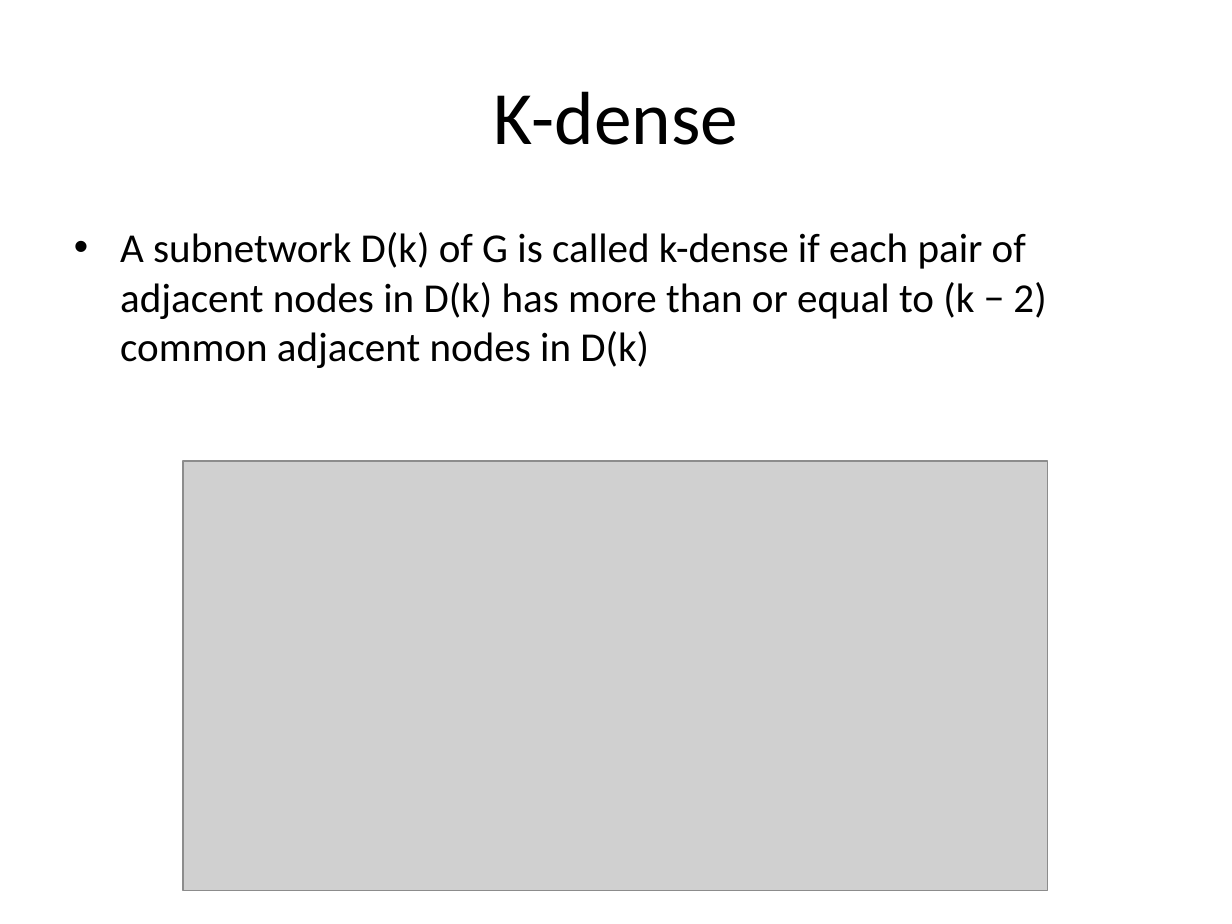
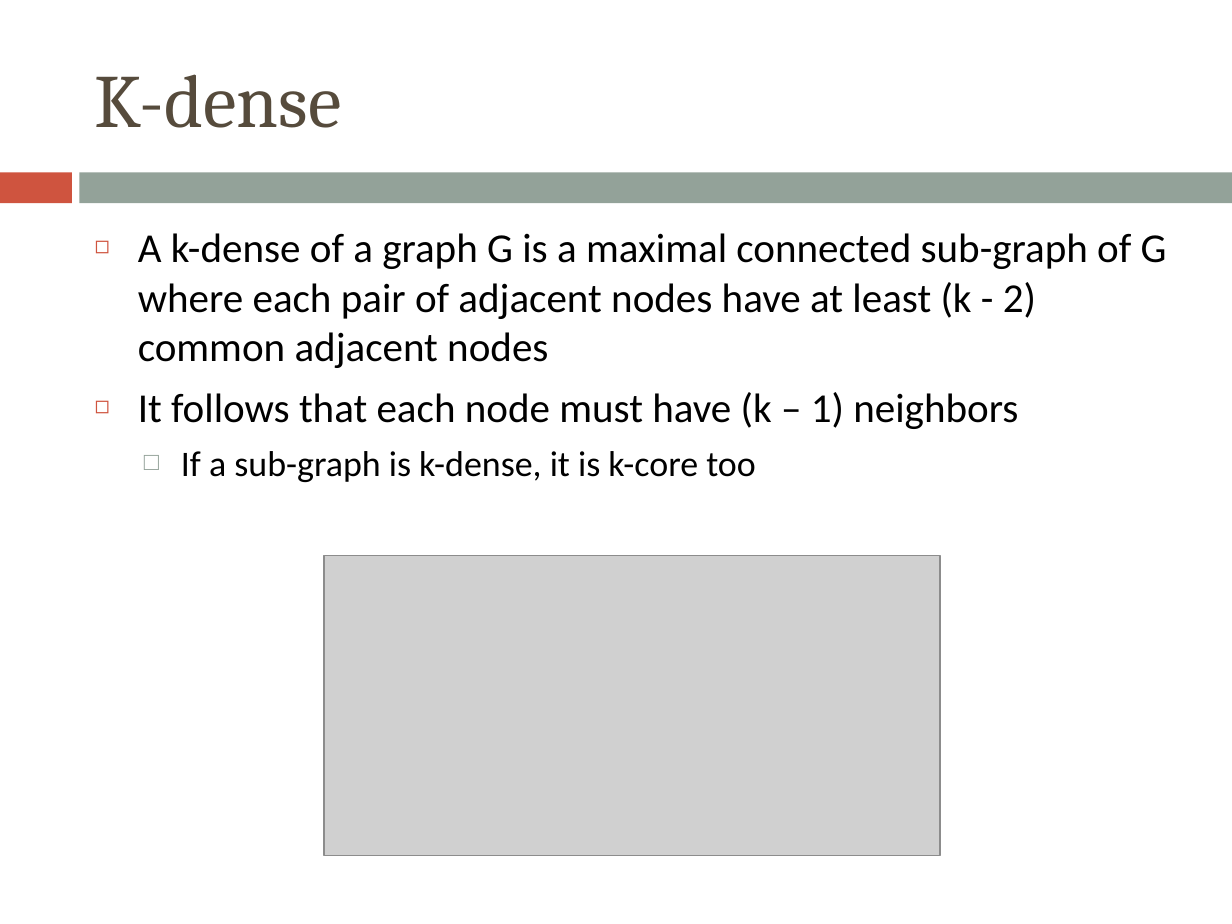
Before and after one commit to morellid/k-dense, a slide deck: slide 4 of presentation/kcore-kdense.pptx. Drawn at 1232x924 pixels with LibreOffice and Linux fonts; fonts in the diff are those of the drawing; grey boxes stand for pictures. Boxes give left, top, right and bottom in pixels: in the first picture for what was removed or moved away, otherwise in the second. Text is boxed around its words. In the diff, an @@ line names an element or a change of style, - is before the commit and + after.

```diff
--- a/presentation/kcore-kdense.pptx
+++ b/presentation/kcore-kdense.pptx
@@ title "K-dense": place and size @@
-title "K-dense" at [494,91,738,145]
+title "K-dense" at [95,74,342,128]
@@ title "K-dense" at [95,74,342,128]: font Calibri to Cambria, text colour #000000 to #564B3C; alignment centre to left @@
@@ rectangle added at [0,172,71,203], fill #CF543F @@
@@ rectangle added at [80,172,1232,203], fill #93A299 @@
@@ text at [138,233,1167,482]: text changed @@
-• A subnetwork D(k) of G is called k-dense if each pair of adjacent nodes in D(k) has more than or equal to (k − 2) common adjacent nodes in D(k)
+◻ A k-dense of a graph G is a maximal connected sub-graph of G where each pair of adjacent nodes have at least (k - 2) common adjacent nodes
+◻ It follows that each node must have (k – 1) neighbors
+  □ If a sub-graph is k-dense, it is k-core too
@@ picture: place and size @@
-picture at [184,461,1047,891]
+picture at [324,556,940,855]
```
Also in this commit, not shown: 12 other slides changed, 1 slide added, 1 slide removed.
